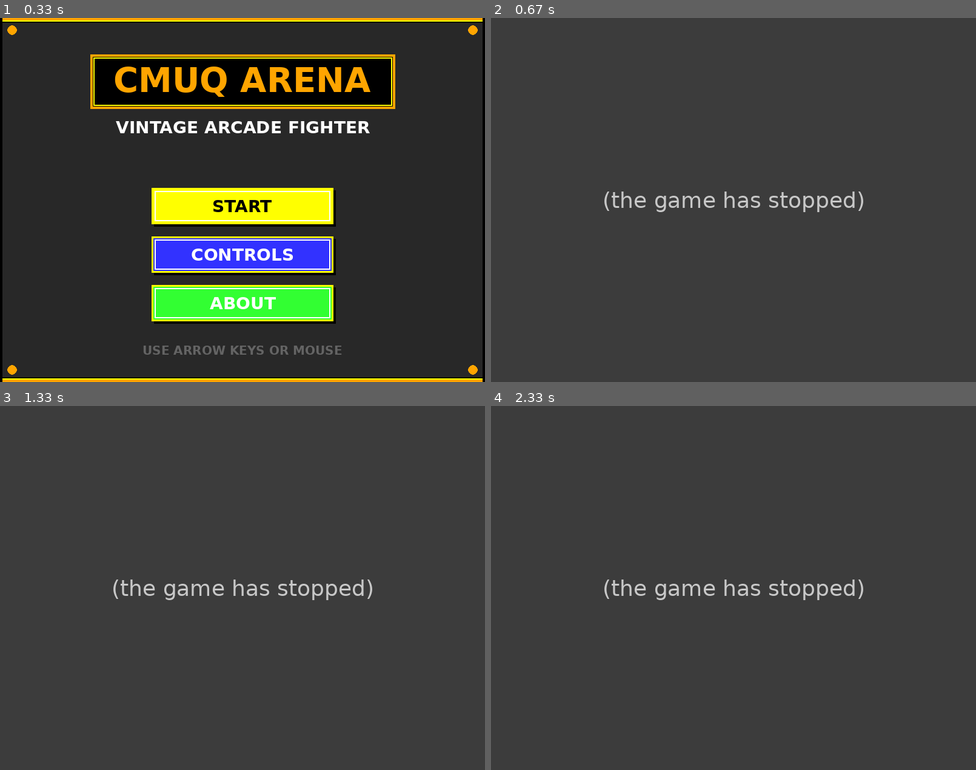
Above: before the commit, frames 1-4 (two rows, left to right).
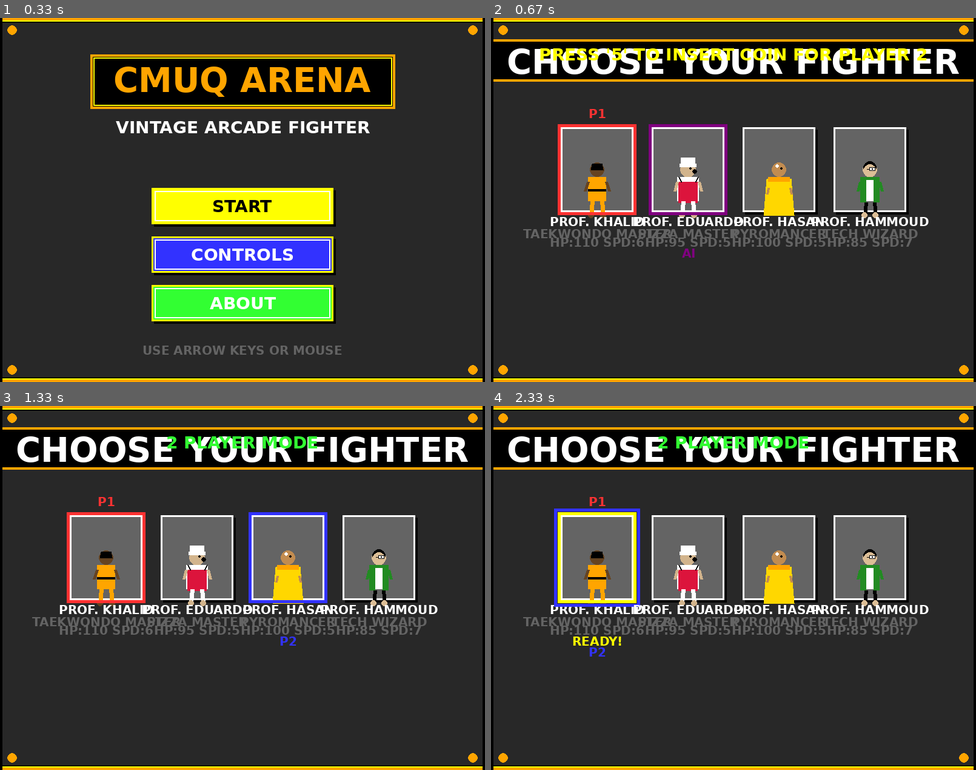
Above: after the commit, the same moments.

Repository: ymh1874/StreetFighter
Game: pygame game, started from main.py
The game is run twice, just before and just after one commit, with the same random seed, the same clock (stepped at 60 frames per second) and the same inputs.
Inputs (mouse positions are in pixels of both pictures, inside the frame that each line leads up to):
- Up to frame 1 (0.33 s): no input
- Up to frame 2 (0.67 s): click (733, 207) at 0.38 s
- Up to frame 3 (1.33 s): tap 5 at 0.67 s; hold Right from 1 s (still down)
- Up to frame 4 (2.33 s): release Right at 1.47 s; hold Left 1.5-2.03 s; tap J at 1.57, 1.87, 2.13 s; hold Left from 2.07 s (still down); tap 5 at 2.22 s

Frame 1 is identical in both runs. In frame 2, 34% of the frame differs, in the area x 0-100%, y 0-100%; in frame 3, 34%; in frame 4, 34%.
Error before the commit: NameError: name 'offset' is not defined (game.py line 540); the game stopped at 0.4 s (later frames are placeholders)

Commit message:
Fix undefined offset variable and improve boolean comparisons
Co-authored-by: ymh1874 <193624725+ymh1874@users.noreply.github.com>

Diff:
--- a/game.py
+++ b/game.py
@@ -533,6 +533,9 @@
 
             # P2 selection indicator
             if i == self.p2_cursor:
+                # Calculate offset if P1 and P2 are selecting the same character
+                offset = 6 if i == self.p1_cursor else 0
+
                 # Show different indicator based on coin status
                 if not self.p2_coin_inserted or self.p2_is_ai:
                     # AI indicator
--- a/test_game_integration.py
+++ b/test_game_integration.py
@@ -29,7 +29,7 @@
     # Verify initial state is valid
     valid_states = ["MAIN_MENU", "CONTROLS", "CHARACTER_SELECT", "ABOUT", "FIGHT", "GAME_OVER"]
     assert g.state in valid_states, f"Game should have valid state, got {g.state}"
-    assert g.running == True, "Game should be running"
+    assert g.running, "Game should be running"
 
     print("✓ Game initialization test passed")
 
@@ -64,13 +64,13 @@
     g.p1_cursor = 0
     g.p1_selected = True
 
-    assert g.p1_selected == True, "P1 should be selected"
+    assert g.p1_selected, "P1 should be selected"
 
     # Without coin, P2 should auto-select as AI
     if g.p2_is_ai and g.p1_selected and not g.p2_selected:
         g.p2_selected = True
 
-    assert g.p2_selected == True, "P2 (AI) should auto-select"
+    assert g.p2_selected, "P2 (AI) should auto-select"
 
     print("✓ Character selection flow test passed")
 
@@ -197,10 +197,10 @@
 
     # Verify reset
     assert g.state == "MAIN_MENU", "Should return to main menu"
-    assert g.p1_selected == False, "P1 selection should be reset"
-    assert g.p2_selected == False, "P2 selection should be reset"
-    assert g.p2_is_ai == True, "P2 should be AI again"
-    assert g.p2_coin_inserted == False, "Coin should not be inserted"
+    assert not g.p1_selected, "P1 selection should be reset"
+    assert not g.p2_selected, "P2 selection should be reset"
+    assert g.p2_is_ai, "P2 should be AI again"
+    assert not g.p2_coin_inserted, "Coin should not be inserted"
 
     print("✓ Reset on game over test passed")
 
